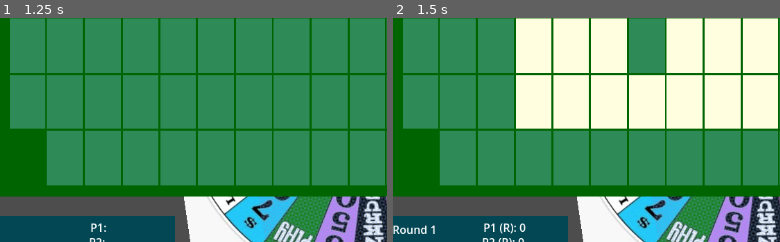
Above: before the commit, frames 1-2 (left to right).
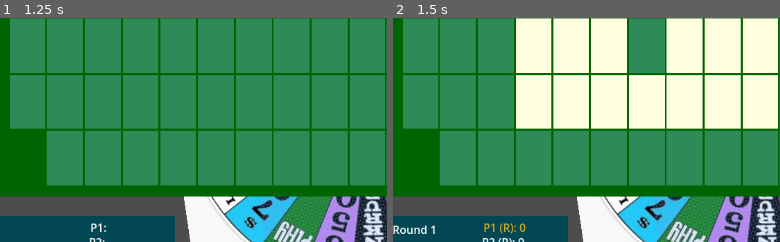
Above: after the commit, the same moments.

Repository: rsburke4/RoundThingOfRiches
Game: Godot game, scene res://MainScene/MainScene.tscn
Same seed, same stepped clock (60 frames per second), same inputs: the game is played once before the commit and once after it. The engine's default icon, where the game draws it, is replaced by a stand-in: a white triangle on a blue panel in a dark square.
Inputs:
- Up to frame 1 (1.25 s): click "P" at 0.5 s
- Up to frame 2 (1.5 s): click "Start Game" at 1.25 s
The pictures show only the part of the screen within x 2-52%, y 32-82%; the shares and areas given below are measured in that part.

Frame 1 is identical in both runs. In frame 2, 0.2% of the frame differs, in the area x 23-35%, y 91-97%.

Commit message:
added some more temporary things for testing

Diff:
--- a/MainScene/MainScene.gd
+++ b/MainScene/MainScene.gd
@@ -97,13 +97,18 @@
 		get_node("Puzzle").start_new_round()
 
 		# TODO - remove, this is just for testing
-		get_node("Tmp/P1score").text = "P1 (R): " + str(round_scores[0])
-		get_node("Tmp/P2score").text = "P2 (R): " + str(round_scores[1])
-		get_node("Tmp/P3score").text = "P3 (R): " + str(round_scores[2])
-
-		get_node("Tmp/P1scoreTotal").text = "P1 (T): " + str(total_scores[0])
-		get_node("Tmp/P2scoreTotal").text = "P2 (T): " + str(total_scores[1])
-		get_node("Tmp/P3scoreTotal").text = "P3 (T): " + str(total_scores[2])
+		for i in range(3):
+			var Rscore = get_node("Tmp/P" + str(i+1) + "score")
+			var Tscore = get_node("Tmp/P" + str(i+1) + "scoreTotal")
+
+			Rscore.text = "P" + str(i+1) + " (R): " + str(round_scores[i])
+			Tscore.text = "P" + str(i+1) + " (T): " + str(total_scores[i])
+
+			if i == current_player:
+				Rscore.add_theme_color_override("font_color", Color(0.85, 0.66, 0.12, 1))
+			else:
+				Rscore.add_theme_color_override("font_color", Color(1, 1, 1, 1))
+
 		# hide title screen, end round screen
 		# show start round screen: text = "Round " + current_round
 		get_node("Tmp/Label").text = "Round " + str(current_round + 1)
@@ -124,6 +129,13 @@
 		TurnState = turn.START
 
 		# TODO - highlight current player in scoring component
+		for i in range(3):
+			var Rscore = get_node("Tmp/P" + str(i+1) + "score")
+
+			if i == current_player:
+				Rscore.add_theme_color_override("font_color", Color(0.85, 0.66, 0.12, 1))
+			else:
+				Rscore.add_theme_color_override("font_color", Color(1, 1, 1, 1))
 
 		# hide start round screen
 		# show gameplay screen
@@ -146,6 +158,8 @@
 
 			wheel.set_spin(true)
 			tracker.hide()  # hide/diable guess tracker
+
+			get_node("Tmp/Announce").text = ""
 		elif TurnState == turn.SPIN:
 			print("State: Turn Spin")
 
@@ -264,23 +278,28 @@
 ## functions connected to custom signals
 func _on_wheel_stopped(value):
 	print("The value of the wheel is: " + str(value))
+	var msg = get_node("Tmp/Announce")
 
 	if value == -1:  # bankrupt
 		# TODO - work on the logic here...
 		print("Bankrupt")
+		msg.text = "Bankrupt"
 		update_score(-1, false)
 		end_turn()
 	elif value == -2:  # free play
 		print("Free Play")
+		msg.text = "Free Play"
 		TurnState = turn.GUESS
 		guess_score = -2  # use this in scoring calculation
 		turn_state_machine()
 		# TODO - work on the logic here...
 	elif value == -3:  # lose a turn
 		print("Lose a turn")
+		msg.text = "Lose a turn"
 		end_turn()
 	else:
 		TurnState = turn.GUESS
+		msg.text = "$" + str(value)
 		guess_score = value
 		turn_state_machine()
 
